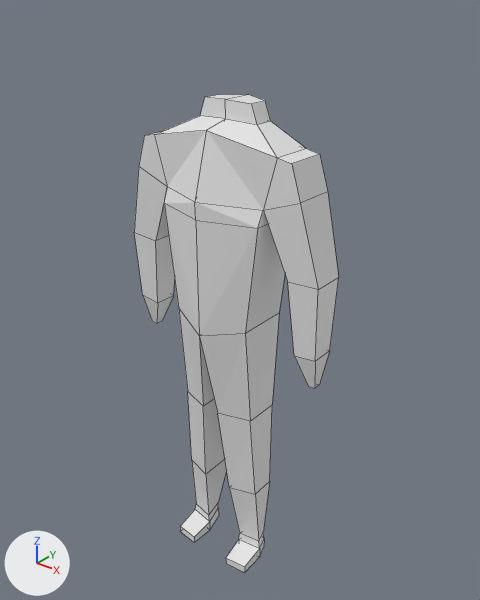
A saved change to the Blender file slender man.blend.
Before and after are seen from a 50 mm lens placed at (5.35, -6.42, 2.71), pointed at (0.02, 0.24, -1.42). The axes (+X, +Y, +Z) are drawn at lower left. The lights are the same throughout. Mesh edges are drawn as thin lines.

Script lines for the objects in view, before the commit:
```python
me_cube = bpy.data.meshes.new('Cube')
me_cube.from_pydata(...)  # 65 vertices, 58 faces; spans x 0.0..1.58, y -0.62..0.62, z -5.69..1.38
ob_cube = bpy.data.objects.new('Cube', me_cube)
ob_cube.location = (0.0, 0.0, 0.0)
_m = ob_cube.modifiers.new('Mirror', 'MIRROR')
_m.use_clip = True
```
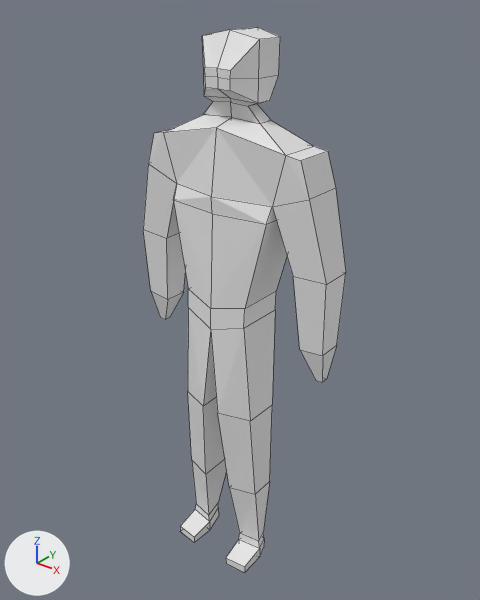
Commit message: Slender man

What differs and where, as boxes [x1, y1, x2, y2] in the pictures (480 x 600 px):
'Cube', reshaped (14% taller): before [134, 94, 339, 572]; after [143, 27, 346, 572]
part 1 of me_cube, built on: before [134, 94, 339, 412]; after [143, 27, 346, 412]

The change in detail:
me_cube is used by ob_cube; location (0.0, 0.0, 0.0).
me_cube had 65 vertices, 58 faces and spanned x 0.0..1.58, y -0.62..0.62, z -5.69..1.38.
me_cube now has 86 vertices, 74 faces and spans x 0.0..1.58, y -0.52..0.63, z -5.69..2.16.
Part 1, on me_cube:
4 vertices are removed from x 0.0..0.37, y -0.39..0.29, z 1.07..1.38.
7 faces are deleted.
13 vertices in x 0.0..1.58, y -0.39..0.29, z -2.15..1.07 move by (0.0, 0.18, 0.0).
22 vertices move from x 0.0..1.51, y -0.62..0.62, z -2.15..1.38 to x 0.0..1.51, y -0.39..0.63, z -2.15..1.33.
25 vertices are added at x 0.0..0.78, y -0.31..0.63, z 0.0..2.16.
23 new faces join them.
